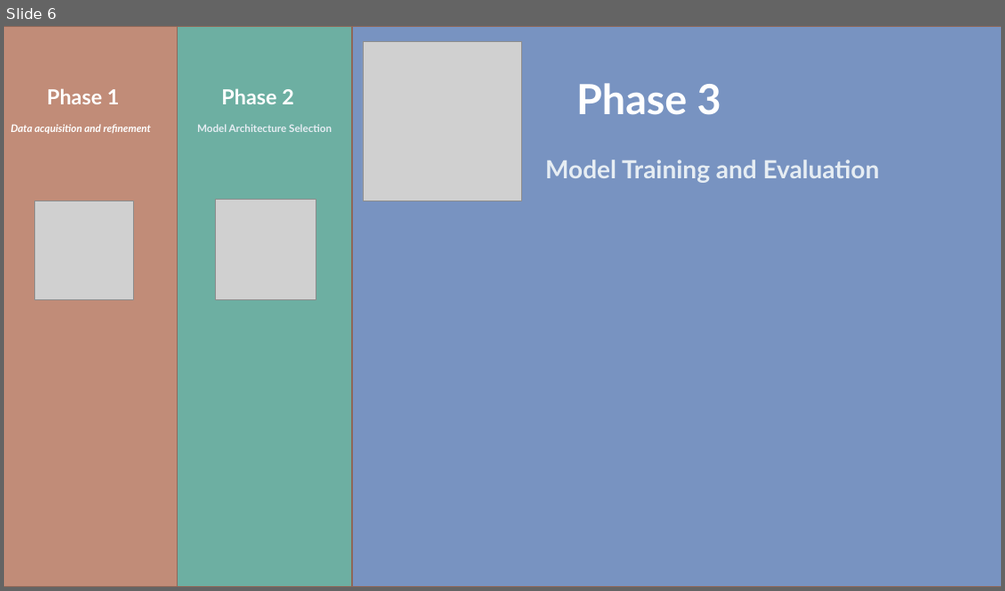
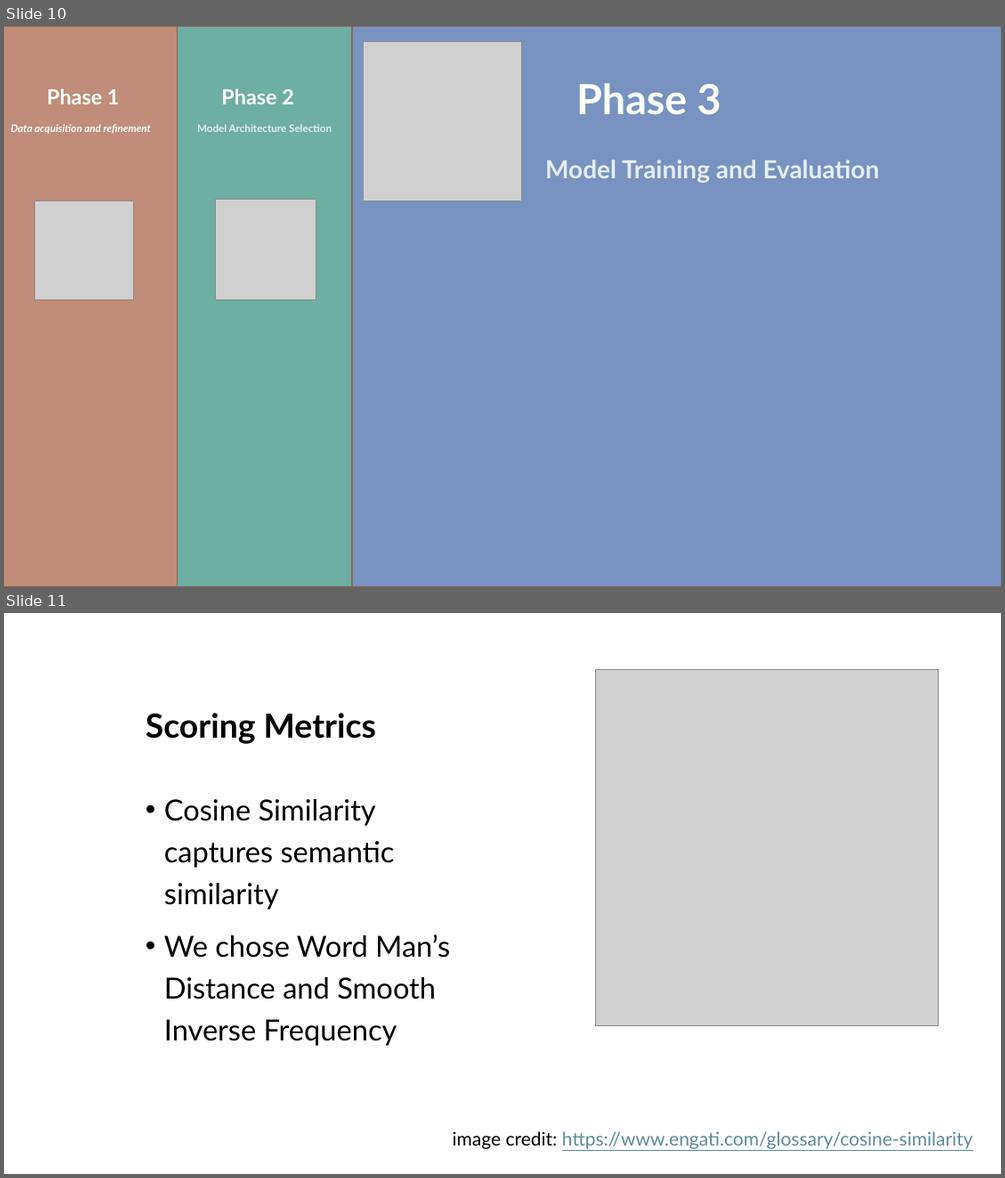
Before and after one commit to heyodai/cs5530-project, a slide deck: Presentation.pptx. Shown one above the other, each under a label of ours: slide 6 before the commit, slides 10 and 11 after it. The pictures are 1005x591 and 1005x1178 pixels, drawn with LibreOffice and Linux fonts; fonts in the diff are those of the drawing; grey boxes stand for pictures. Boxes give left, top, right and bottom in pixels: in the first picture for what was removed or moved away, otherwise in the second. Text is boxed around its words. In the diff, an @@ line names an element or a change of style, - is before the commit and + after.

```diff
--- a/Presentation.pptx
+++ b/Presentation.pptx
@@ slide 11 added at box(4, 613, 1001, 1174), background #FFFFFF @@
@@ picture added at box(596, 669, 938, 1026) @@
@@ title added at box(146, 713, 376, 744), 32 pt, text #000000, bold @@
+Scoring Metrics
@@ text added at box(164, 799, 450, 1046), 28 pt, text #000000 @@
+• Cosine Similarity captures semantic similarity
+• We chose Word Man’s Distance and Smooth Inverse Frequency
@@ text added at box(453, 1131, 973, 1149), 18 pt, text #5E8A9B, underline @@
+image credit: https://www.engati.com/glossary/cosine-similarity
@@ what was slide 6 is now slide 10 @@
```
Also in this commit, not shown: 2 slides changed, 7 other slides added, 1 slide removed.
